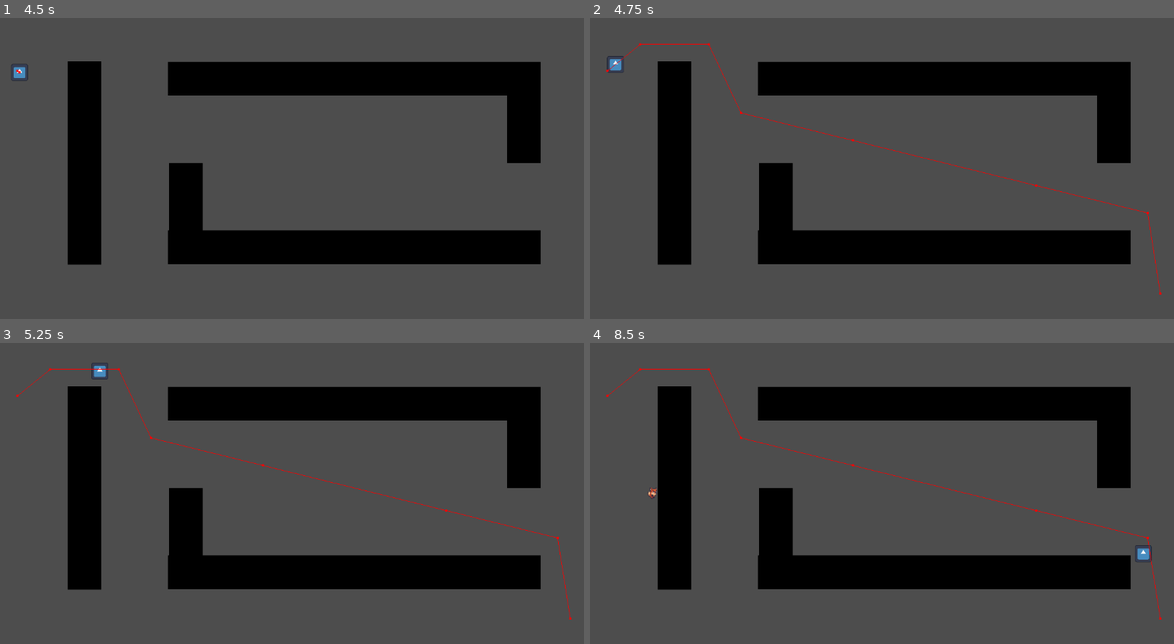
Above: before the commit, frames 1-4 (two rows, left to right).
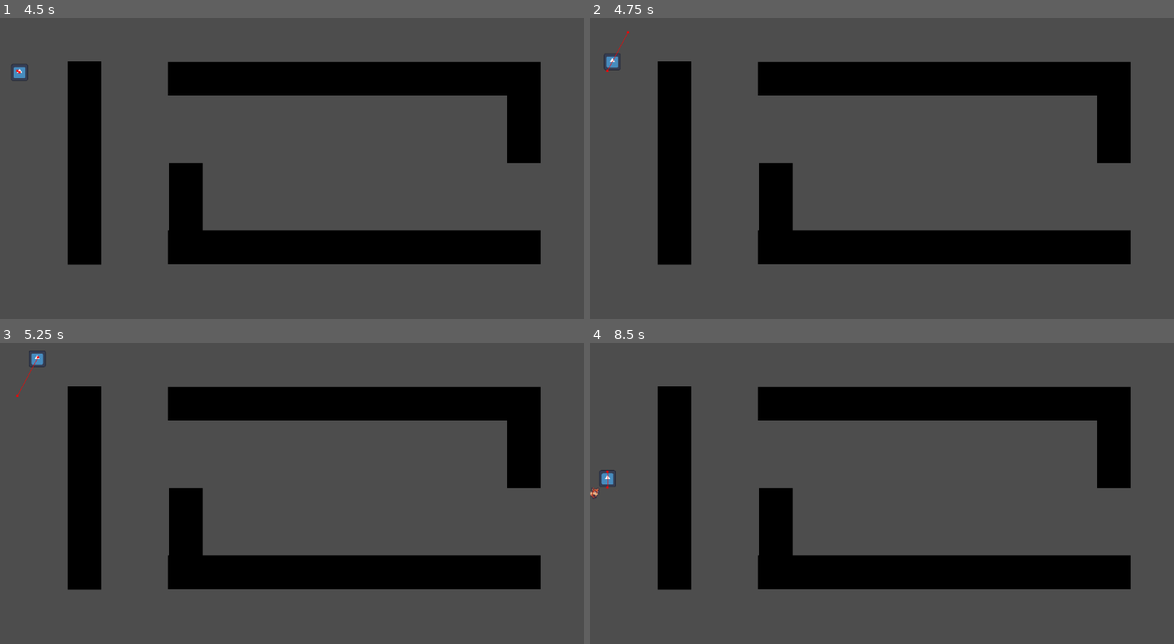
Above: after the commit, the same moments.

Repository: breadlofe/NotMedicine
Game: Godot game, scene res://scenes/test_scene.tscn
Same seed, same stepped clock (60 frames per second), same inputs: the game is played once before the commit and once after it. The engine's default icon, where the game draws it, is replaced by a stand-in: a white triangle on a blue panel in a dark square.
Inputs:
- Up to frame 1 (4.5 s): tap Enter at 0.5 s; hold D (move_right) 0.53-1.28 s; tap E (interact) every 0.75 s from 0.6 to 4.35 s; hold S (move_down) 1.28-2.03 s; hold D (move_right) 2.03-2.78 s; hold W (move_up) 2.78-3.53 s; hold A (move_left) from 3.53 s (still down)
- Up to frame 2 (4.75 s): keep holding A (move_left)
- Up to frame 3 (5.25 s): release A (move_left) at 5.03 s; hold S (move_down) from 5.03 s (still down); tap E (interact) at 5.1 s
- Up to frame 4 (8.5 s): release S (move_down) at 5.78 s; hold D (move_right) 5.78-6.53 s; tap E (interact) every 0.75 s from 5.85 to 8.1 s; hold W (move_up) 6.53-7.28 s; hold D (move_right) 7.28-8.03 s; hold S (move_down) from 8.03 s (still down)

Frame 1 is identical in both runs. In frame 2, 0.5% of the frame differs, in the area x 2-98%, y 4-92%; in frame 3, 0.6%; in frame 4, 0.7%, in the area x 0-98%, y 8-92%.

Commit message:
Last cop push for a minute

Diff:
--- a/scripts/cop.gd
+++ b/scripts/cop.gd
@@ -15,7 +15,7 @@
 	update_target_position(target_position)
 
 func _process(delta):
-	print(target_position)
+	# print(target_position)
 	if state == "patrol":
 		if position.distance_to(target_position) > 0.5:
 			velocity = Vector2(nav_agent.get_next_path_position() - global_transform.origin).normalized() * speed
@@ -38,7 +38,6 @@
 	if body.is_in_group("player_group"):
 		player = body
 		state = "chase"
-		print("PLAYER ENTERED")
 
 func _on_cop_detect_area_body_exited(body):
 	if body.is_in_group("player_group"):
@@ -46,6 +45,10 @@
 		last_velocity = player.velocity
 		player = null
 		state = "patrol"
-		target_position = node_positions[randi() % node_positions.size()].position
+		var current_mark: Vector2 = node_positions[0].position
+		for i in node_positions:
+			var temp: float = abs(last_position - i.position).length()
+			if temp < abs(current_mark - last_position).length():
+				current_mark = i.position
+		target_position = current_mark
 		update_target_position(target_position)
-		print("PLAYER EXITED")
